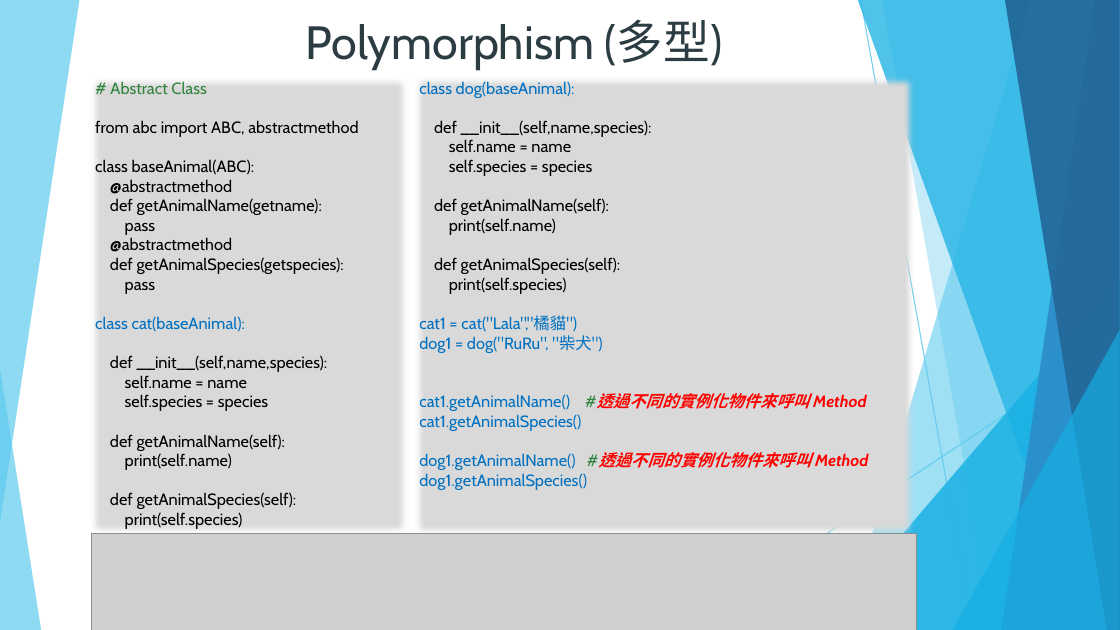
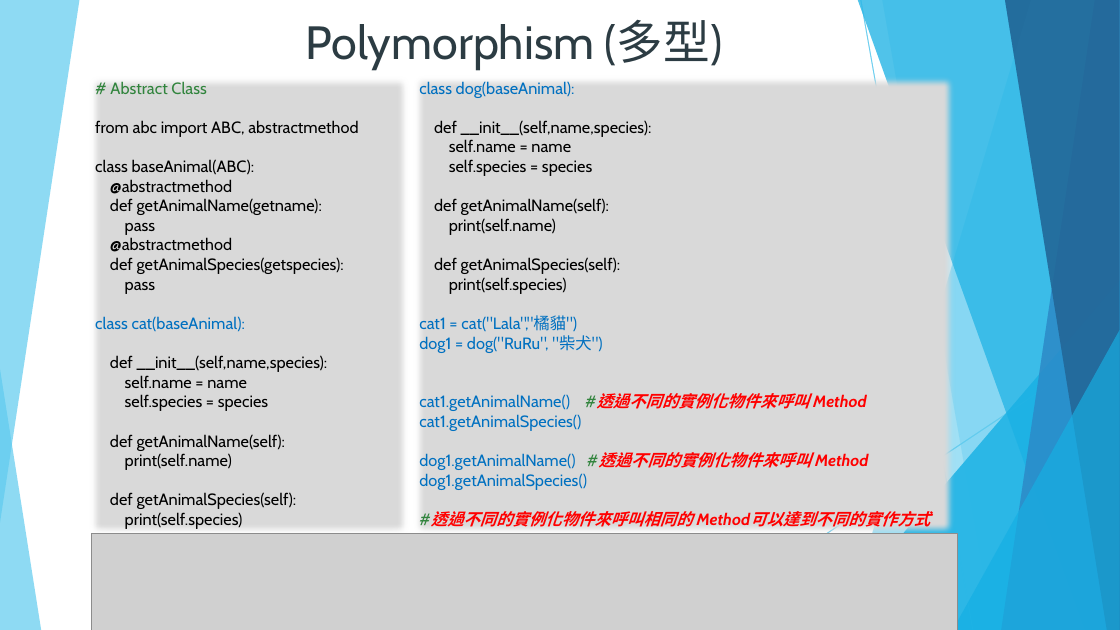
Before and after one commit to DavidChu0424/PythonIntroduction, a slide deck: slide 99 of Python Introduction.pptx (slide 98 before the commit). Drawn at 1120x630 pixels with LibreOffice and Linux fonts; fonts in the diff are those of the drawing; grey boxes stand for pictures. Boxes give left, top, right and bottom in pixels: in the first picture for what was removed or moved away, otherwise in the second. Text is boxed around its words. In the diff, an @@ line names an element or a change of style, - is before the commit and + after.

```diff
--- a/Python Introduction.pptx
+++ b/Python Introduction.pptx
@@ picture: place and size @@
-picture at (92, 534, 918, 630)
+picture at (92, 534, 958, 630)
@@ text at (431, 511, 693, 527): paragraph added @@
+    #透過不同的實例化物件來呼叫相同的 Method可以達到不同的實作方式
```
Also in this commit, not shown: 7 other slides changed, 1 slide added.
